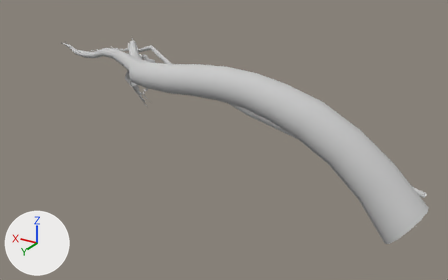
What one commit did to the FBX model Assets/07. Objects/FBX/Tree_Bush/2stage_bridge.FBX.
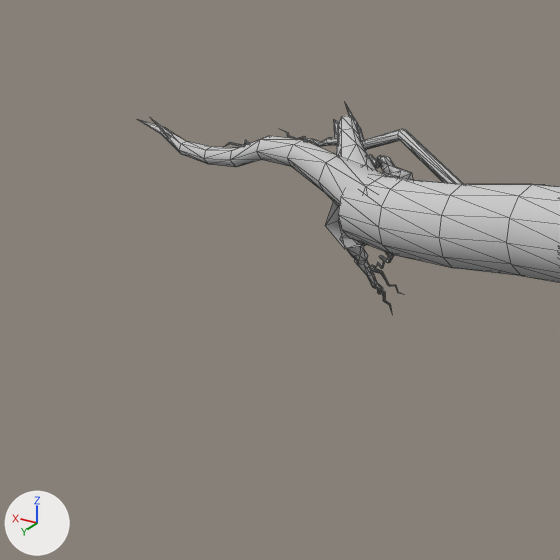
Each version appears first whole from a 50 mm lens placed at (-10.63, 12.56, 7.28), pointed at (-1.17, -3.2, -0.6), and next in a close-up on the part from 3% to 46% of the width and 0% to 69% of the height. Arrows for +X, +Y and +Z are at lower left; the lights stay in place. The close-ups show mesh edges as thin lines. Where no turn or scale is listed for an object, it has been applied to the vertices.

Before the edit, the objects in view are built like this:
```python
me_mesh = bpy.data.meshes.new('Mesh')
me_mesh.from_pydata(...)  # 792 vertices, 1462 faces; spans x -6.92..6.52, y -1.84..1.84, z -2.39..1.99
me_mesh.materials.append(mat_01___default)  # its picture is missing
ob_cylinder001 = bpy.data.objects.new('Cylinder001', me_mesh)
ob_cylinder001.location = (-0.81, -4.28, -0.16)
```
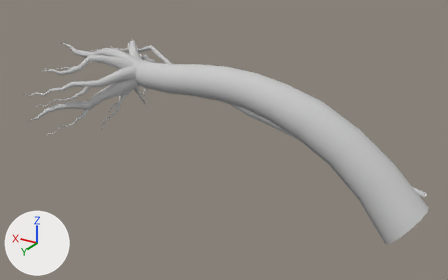
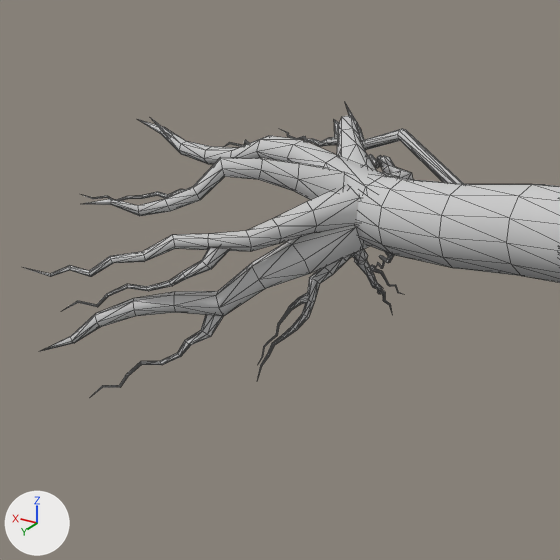
Where the newer file only moved an object's origin or applied its transform, the numbers keep the older frame.

Boxes (x1, y1, x2, y2) around the edits, measured in the close-ups (560 x 560 px):
'Cylinder001', reshaped
    before: (137, 103, 560, 312)
    after: (25, 103, 560, 395)
part 1 of me_mesh, added
    after: (84, 157, 351, 216)
part 2 of me_mesh, added
    after: (83, 189, 186, 201)
part 3 of me_mesh, added
    after: (64, 248, 229, 310)
part 4 of me_mesh, added
    after: (93, 315, 223, 395)
part 5 of me_mesh, added
    after: (259, 293, 309, 362)
part 6 of me_mesh, added
    after: (25, 187, 361, 277)
part 7 of me_mesh, added
    after: (257, 254, 354, 379)
part 8 of me_mesh, added
    after: (40, 226, 369, 352)

The edits, one by one:
me_mesh is used by ob_cylinder001; location (-0.81, -4.28, -0.16).
me_mesh had 792 vertices, 1462 faces and spanned x -6.92..6.52, y -1.84..1.84, z -2.39..1.99.
me_mesh now has 1262 vertices, 2338 faces and spans x -6.92..6.52, y -1.84..3.97, z -2.39..1.99.
me_mesh part 1: the loose piece of 55 vertices spanning x 2.9..5.24, y -1.15..1.22, z 1.15..1.99 is copied, and the copy is mirrored in y about its middle, then moved by (0.0, 2.06, 0.0); it spans x 2.9..5.24, y 0.91..3.28, z 1.15..1.99.
me_mesh part 2: the loose piece of 55 vertices spanning x 4.31..5.76, y -0.66..-0.2, z 1.4..1.62 is copied, and the copy is mirrored in y about its middle, then moved by (0.0, 2.99, 0.0); it spans x 4.31..5.76, y 2.33..2.8, z 1.4..1.62.
me_mesh part 3: the loose piece of 55 vertices spanning x 3.66..5.19, y -1.65..-0.41, z 0.45..1.2 is copied, and the copy is mirrored in y about its middle, then moved by (0.0, 4.19, 0.0); it spans x 3.66..5.19, y 2.54..3.78, z 0.45..1.2.
me_mesh part 4: the loose piece of 55 vertices spanning x 3.88..5.03, y -1.55..-0.4, z -0.6..0.33 is copied, and the copy is mirrored in y about its middle, then moved by (0.0, 4.08, 0.0); it spans x 3.88..5.03, y 2.53..3.68, z -0.6..0.33.
me_mesh part 5: the loose piece of 55 vertices spanning x 3.43..3.62, y -0.33..0.55, z -0.31..0.33 is copied, and the copy is mirrored in y about its middle, then moved by (0.0, 1.91, 0.0); it spans x 3.43..3.62, y 1.58..2.46, z -0.31..0.33.
me_mesh part 6: a new loose piece of 73 vertices spanning x 2.72..5.55, y 1.1..3.94, z 0.86..1.62, in mat_01___default (its picture is missing).
me_mesh part 7: a new loose piece of 67 vertices spanning x 3.07..3.7, y 0.93..2.35, z -0.58..0.99, in mat_01___default (its picture is missing).
me_mesh part 8: a new loose piece of 55 vertices spanning x 2.83..5.42, y 0.91..3.97, z -0.01..1.43, in mat_01___default (its picture is missing).
